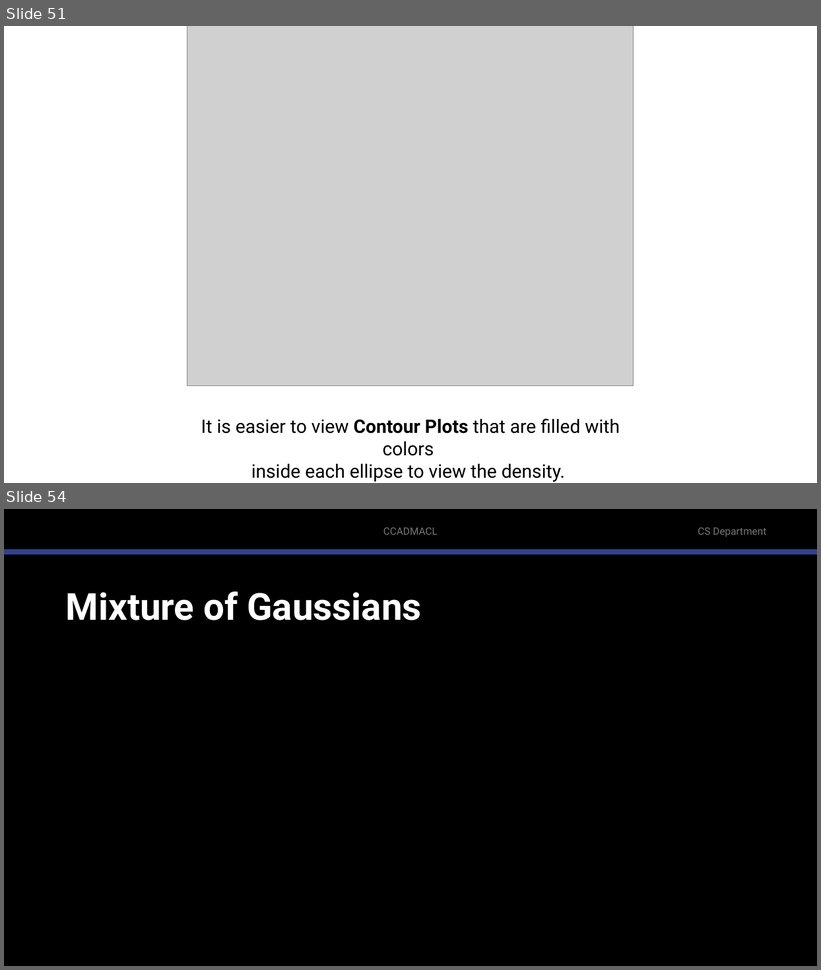
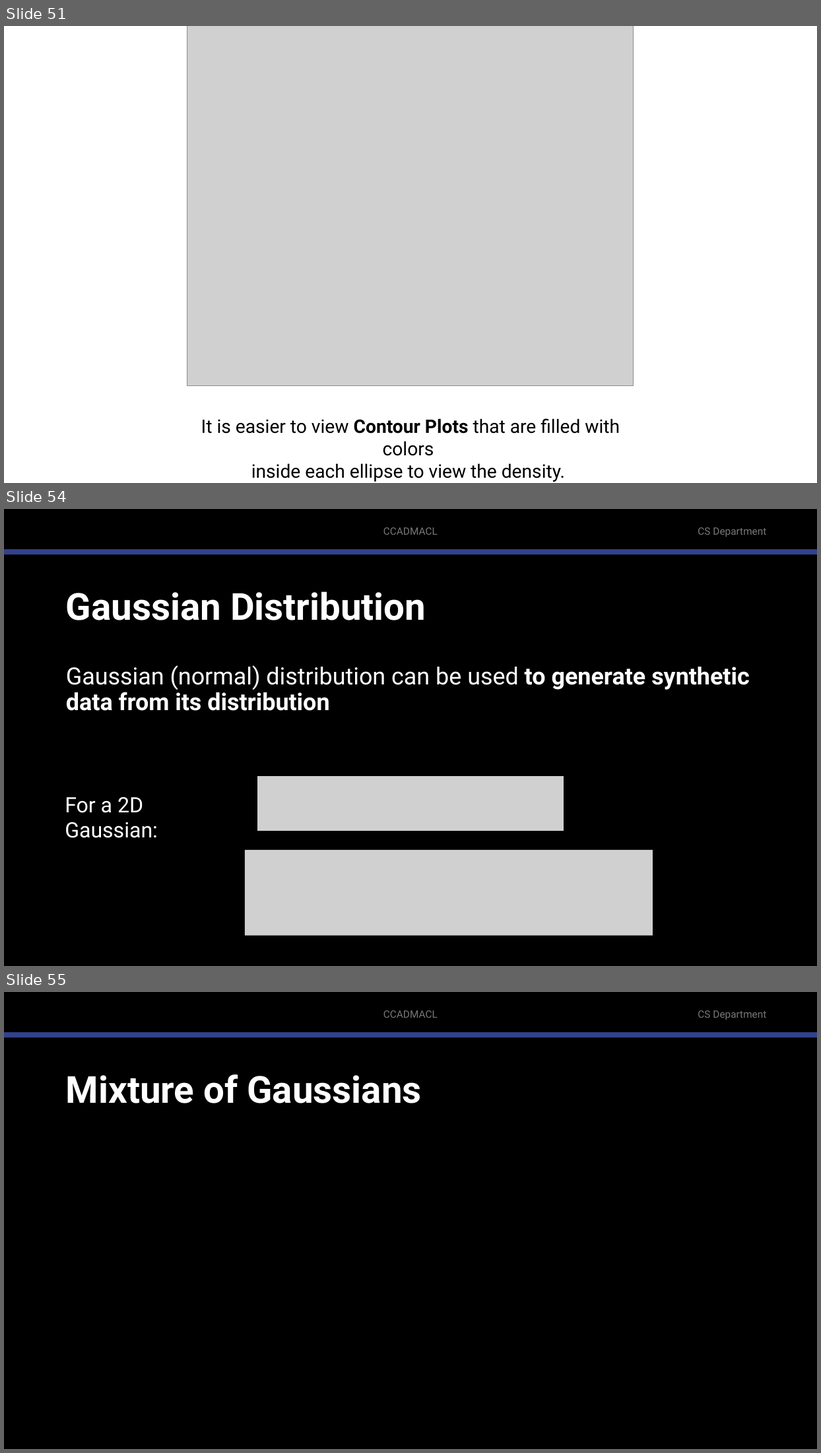
Before and after one commit to robitussin/CCADMACL, a slide deck: 8 - Gaussian Mixture Models/Introduction to Gaussian Mixture Models.pptx. Shown one above the other, each under a label of ours: slides 51 and 54 before the commit, slides 51, 54 and 55 after it; the slides between them are not shown. The pictures are 821x970 and 821x1453 pixels, drawn with LibreOffice and Linux fonts; fonts in the diff are those of the drawing; grey boxes stand for pictures; background and template pictures are left out. Boxes give left, top, right and bottom in pixels: in the first picture for what was removed or moved away, otherwise in the second. Text is boxed around its words. In the diff, an @@ line names an element or a change of style, - is before the commit and + after.

```diff
--- a/8 - Gaussian Mixture Models/Introduction to Gaussian Mixture Models.pptx
+++ b/8 - Gaussian Mixture Models/Introduction to Gaussian Mixture Models.pptx
@@ slide 54 added at <box>4,509,817,966</box>, background #000000; not listed: 3 template elements that a slide beside it also shows @@
@@ title added at <box>66,591,426,621</box>, 44 pt, text #FFFFFF, bold @@
+Gaussian Distribution
@@ text added at <box>66,665,750,711</box>, 28 pt, text #FFFFFF, bold @@
+Gaussian (normal) distribution can be used to generate synthetic data from its distribution
@@ picture added at <box>256,775,565,832</box> @@
@@ text added at <box>65,797,158,838</box>, 25 pt, text #FFFFFF @@
+For a 2D Gaussian:
@@ picture added at <box>245,850,653,935</box> @@
@@ what was slide 54 is now slide 55 @@
```
Also in this commit, not shown: 14 slides changed.
